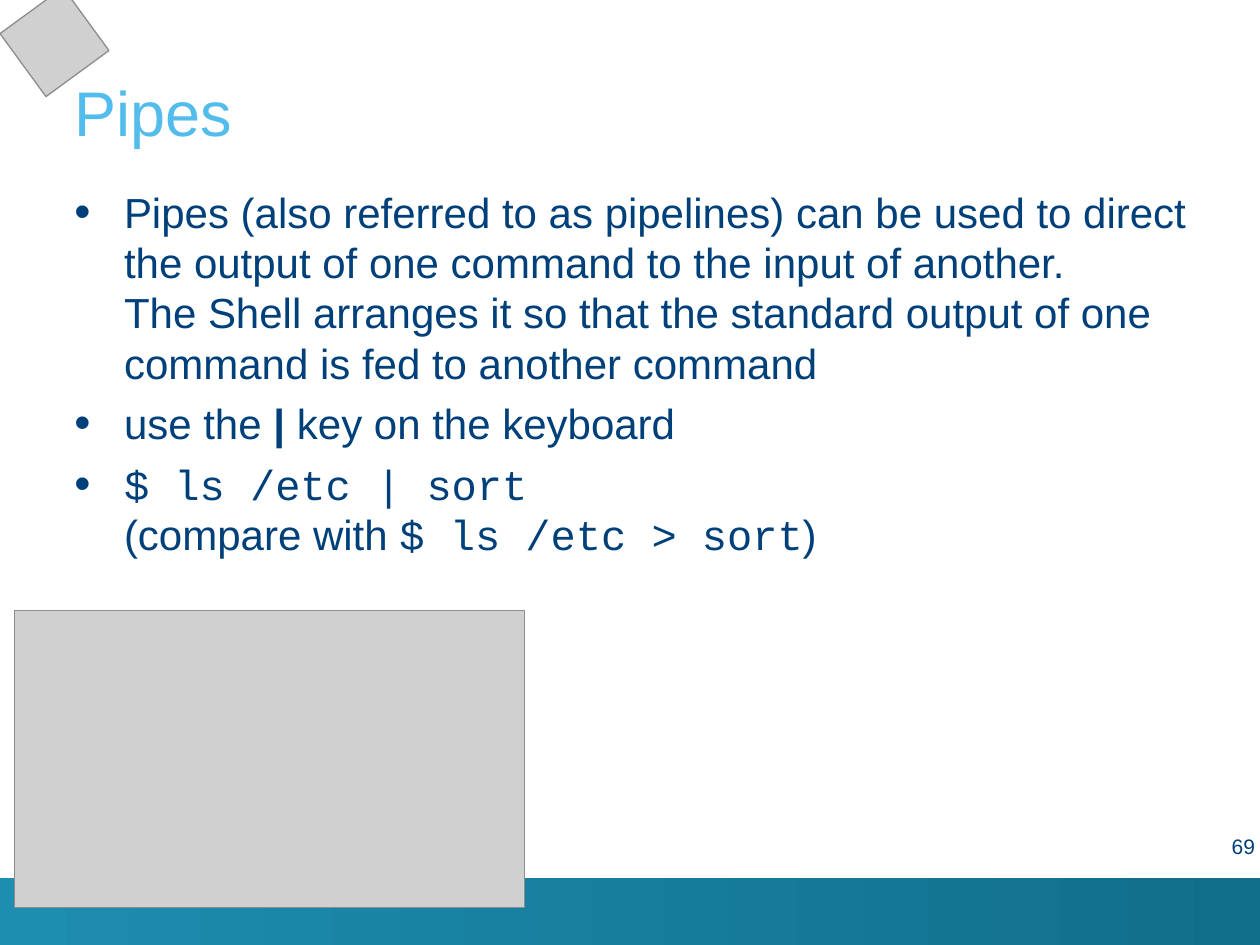
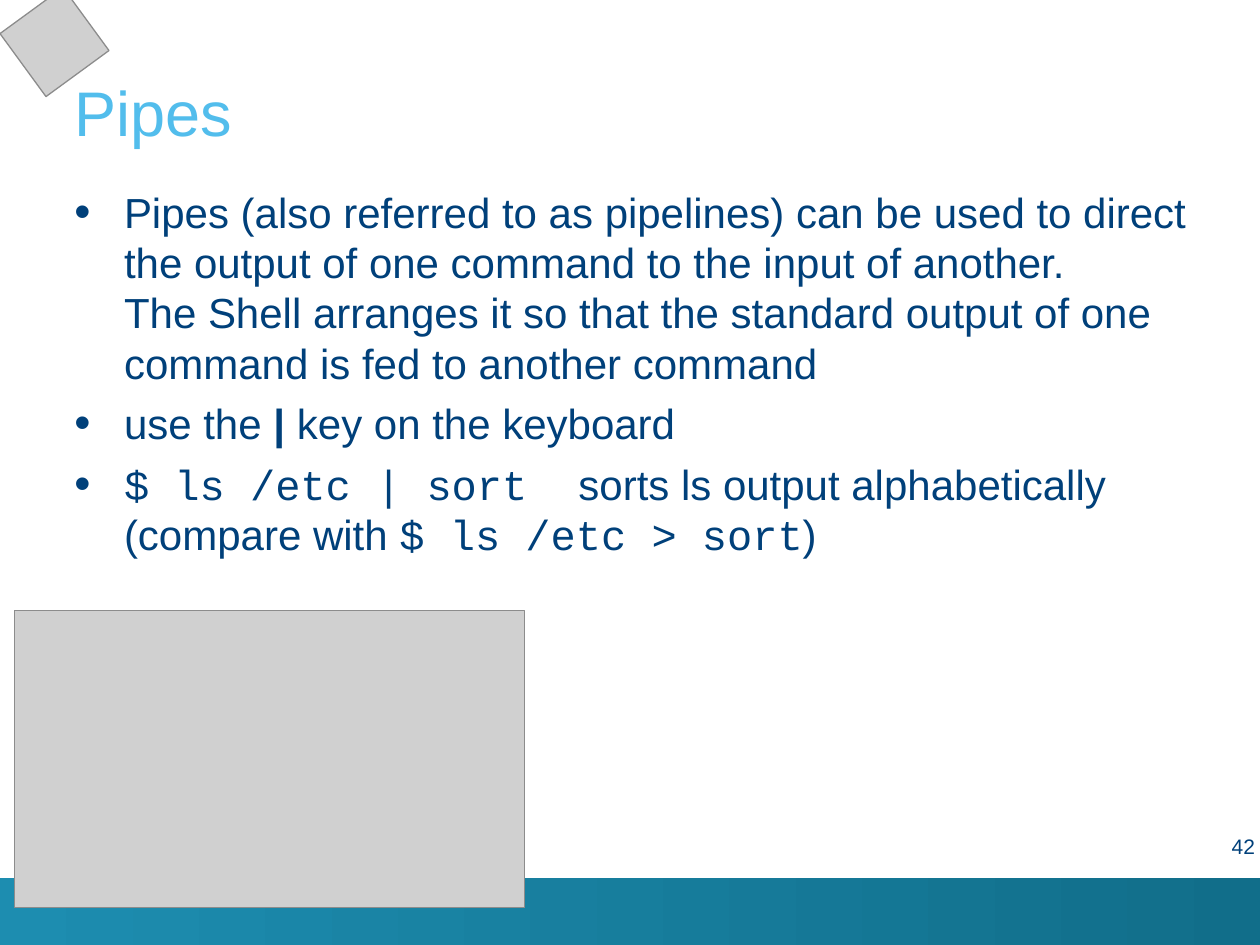
Before and after one commit to hpcleuven/Linux-intro, a slide deck: slide 42 of Linux-intro.pptx (slide 69 before the commit). Drawn at 1260x945 pixels with LibreOffice and Linux fonts; fonts in the diff are those of the drawing; grey boxes stand for pictures; background and template pictures are left out. Boxes give left, top, right and bottom in pixels: in the first picture for what was removed or moved away, otherwise in the second. Text is boxed around its words. In the diff, an @@ line names an element or a change of style, - is before the commit and + after.

```diff
--- a/Linux-intro.pptx
+++ b/Linux-intro.pptx
@@ text at [124, 469, 1105, 559]: text changed; font Courier New to Arial @@
-• $ ls /etc | sort
-  (compare with $ ls /etc > sort)
+• $ ls /etc | sort sorts ls output alphabetically
+  (compare with $ ls /etc > sort)
@@ page number at [1232, 839, 1255, 854]: text changed @@
-69
+42
```
Also in this commit, not shown: 14 other slides changed, 8 slides removed, 3 other files.
